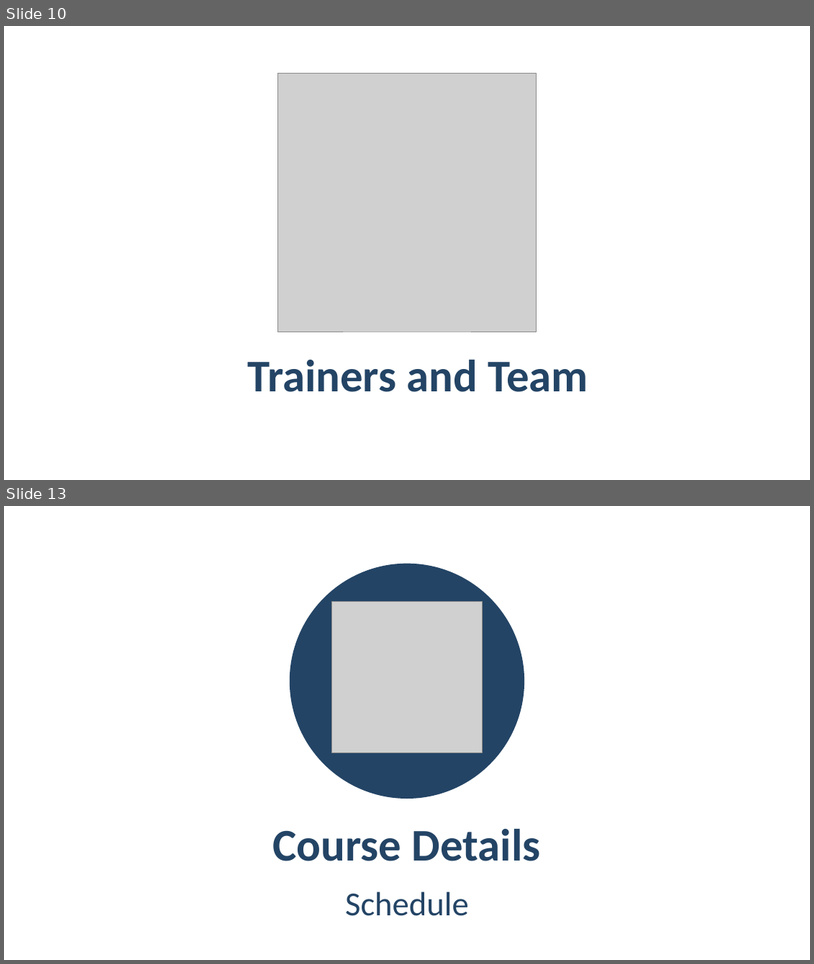
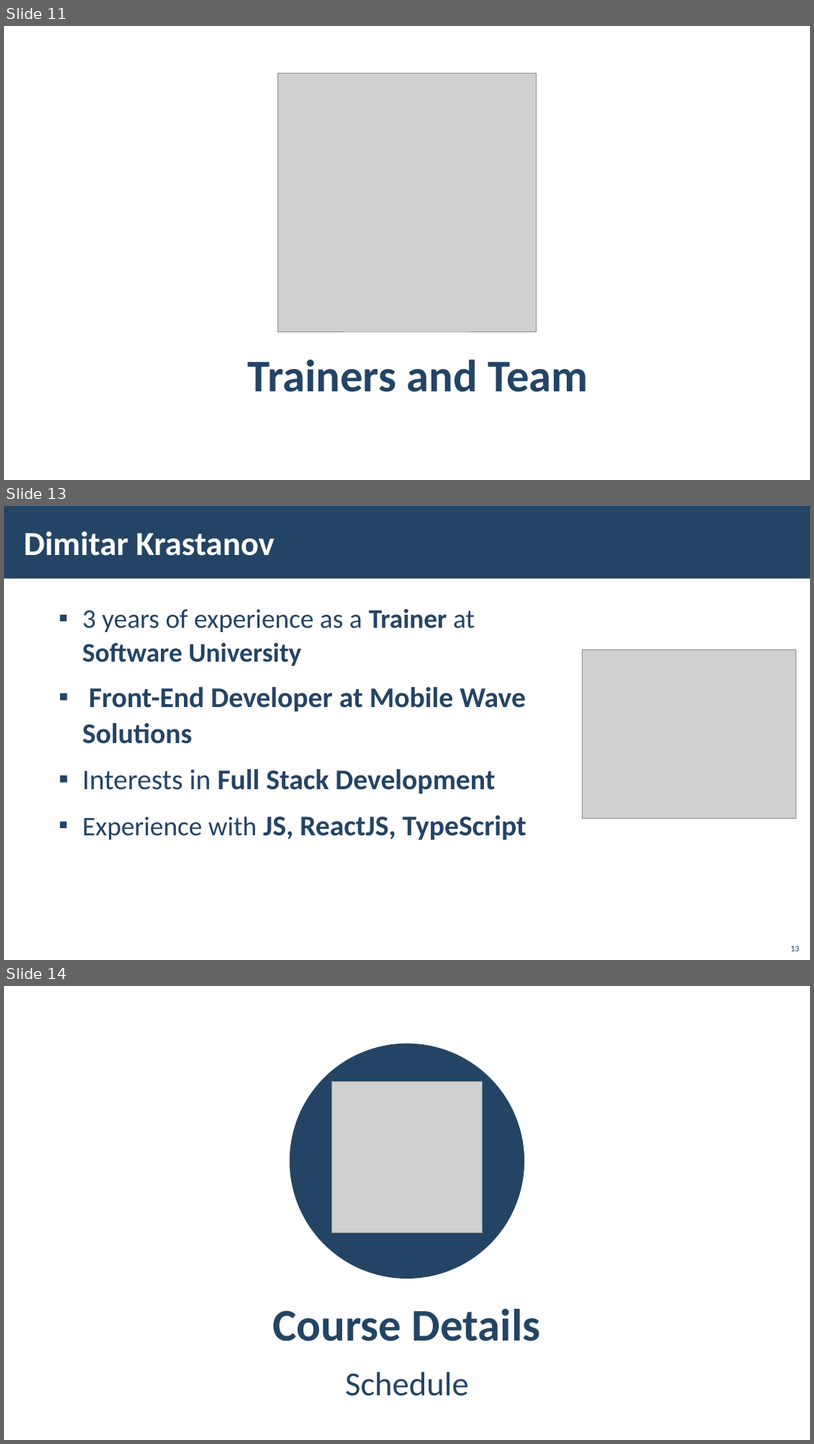
Before and after one commit to TodorYBorisov/Software-University, a slide deck: 03. JS Advanced - Jan 2023/00. Resources/00. JS-Advanced-Course-Introduction.pptx. Shown one above the other, each under a label of ours: slides 10 and 13 before the commit, slides 11, 13 and 14 after it; the slides between them are not shown. The pictures are 814x964 and 814x1444 pixels, drawn with LibreOffice and Linux fonts; fonts in the diff are those of the drawing; grey boxes stand for pictures; background and template pictures are left out. Boxes give left, top, right and bottom in pixels: in the first picture for what was removed or moved away, otherwise in the second. Text is boxed around its words. In the diff, an @@ line names an element or a change of style, - is before the commit and + after.

```diff
--- a/03. JS Advanced - Jan 2023/00. Resources/00. JS-Advanced-Course-Introduction.pptx
+++ b/03. JS Advanced - Jan 2023/00. Resources/00. JS-Advanced-Course-Introduction.pptx
@@ slide 13 added at [4,506,810,960], background picture (left out) @@
@@ rectangle added at [4,506,810,579], fill #234465 @@
@@ title added at [23,531,274,556], 40 pt, text #FFFFFF, bold @@
+Dimitar Krastanov
@@ text added at [82,609,527,840], 34 pt, text #234465, bold @@
+    ▪ 3 years of experience as a Trainer at Software University
+    ▪ Front-End Developer at Mobile Wave Solutions
+    ▪ Interests in Full Stack Development
+    ▪ Experience with JS, ReactJS, TypeScript
@@ picture added at [583,649,797,818] @@
@@ page number added at [791,945,800,951], 10 pt, text #234465 @@
+13
@@ what was slide 10 is now slide 11 @@
@@ what was slide 13 is now slide 14 @@
```
Also in this commit, not shown: 6 slides changed, 2 other slides added, 2 slides removed, 2 other files.
